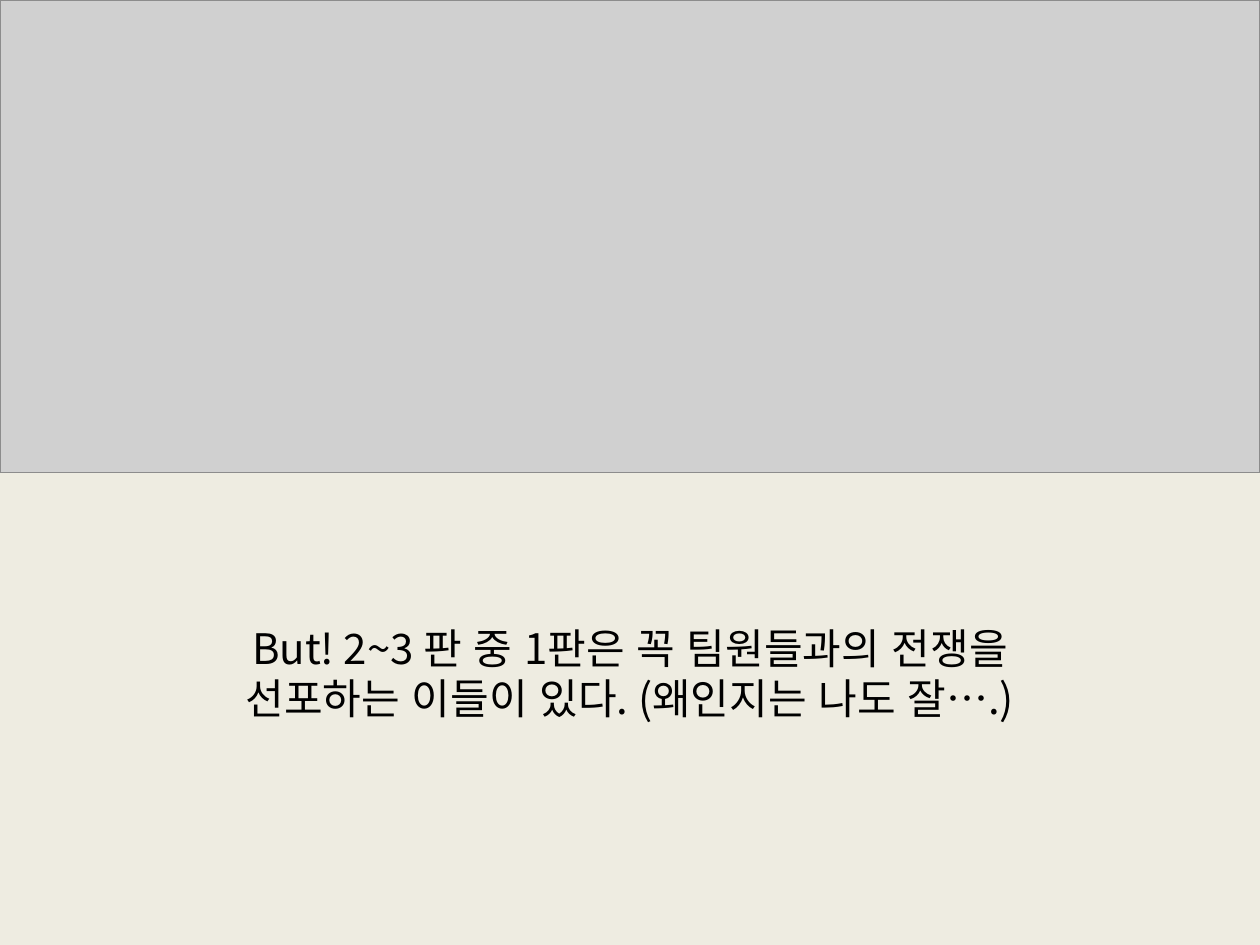
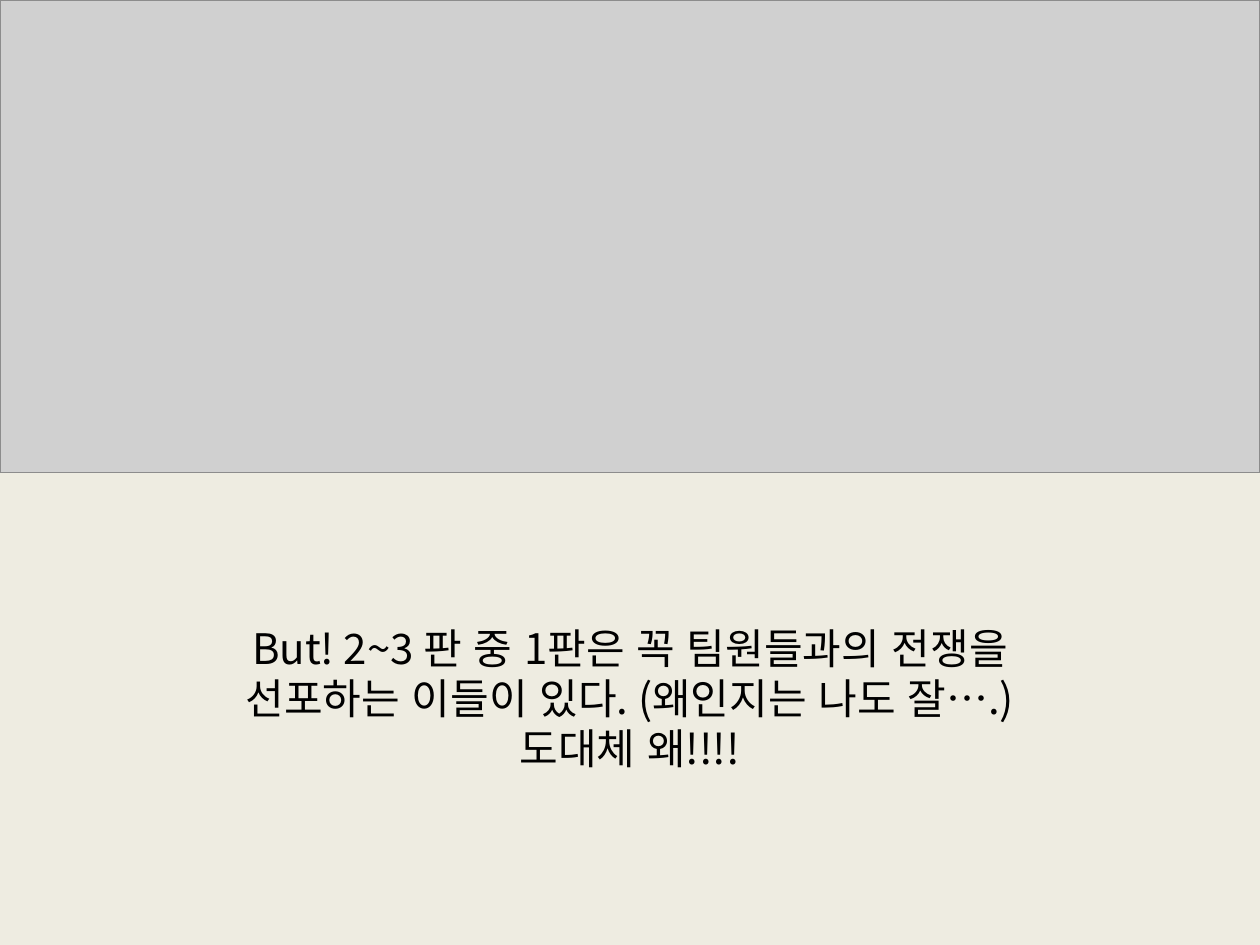
Before and after one commit to sunwoong37/MIS, a slide deck: slide 4 of MIS 개인과제2.pptx. Drawn at 1260x945 pixels with LibreOffice and Linux fonts; fonts in the diff are those of the drawing; grey boxes stand for pictures. Boxes give left, top, right and bottom in pixels: in the first picture for what was removed or moved away, otherwise in the second. Text is boxed around its words. In the diff, an @@ line names an element or a change of style, - is before the commit and + after.

```diff
--- a/MIS 개인과제2.pptx
+++ b/MIS 개인과제2.pptx
@@ text at box(520, 729, 740, 768): paragraph added @@
+도대체 왜!!!!
```
Also in this commit, not shown: 1 other slide changed, 1 slide added, 1 slide removed, 1 other file.
